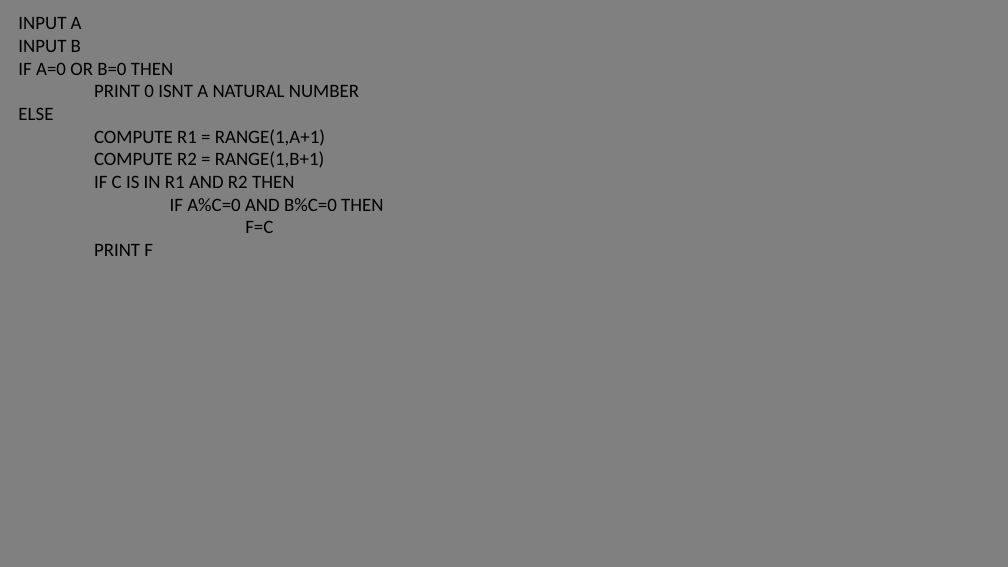
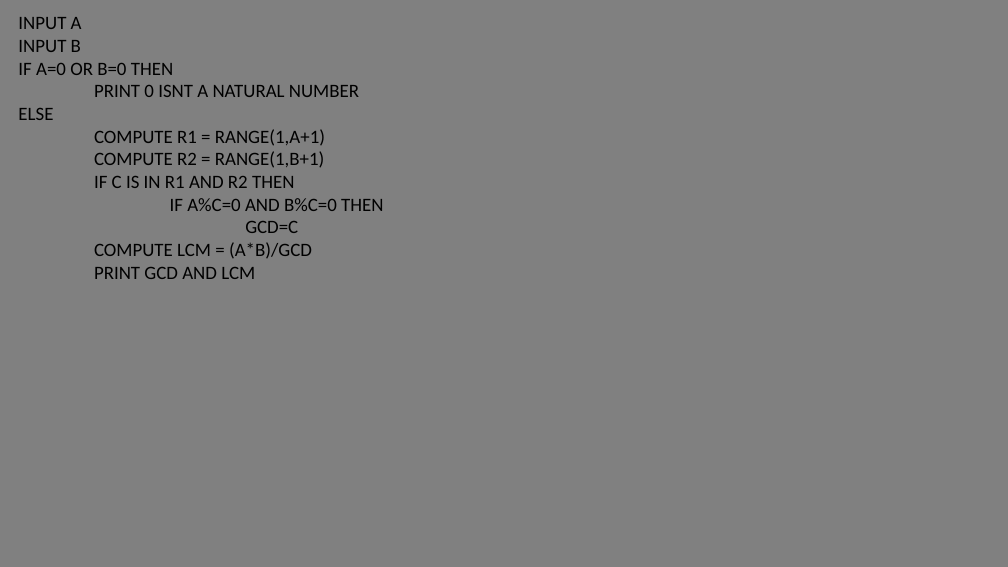
Before and after one commit to 3l4k/Lotanna_OkekeCSC102, a slide deck: slide 12 of Lotanna OkekeAA1.pptx. Drawn at 1008x567 pixels with LibreOffice and Linux fonts; fonts in the diff are those of the drawing. Boxes give left, top, right and bottom in pixels: in the first picture for what was removed or moved away, otherwise in the second. Text is boxed around its words. In the diff, an @@ line names an element or a change of style, - is before the commit and + after.

```diff
--- a/Lotanna OkekeAA1.pptx
+++ b/Lotanna OkekeAA1.pptx
@@ text at [94,221,312,279]: text changed @@
-F=C
-PRINT F
+GCD=C
+COMPUTE LCM = (A*B)/GCD
+PRINT GCD AND LCM
```
Also in this commit, not shown: 5 other slides changed, 3 slides removed, 1 other file.
